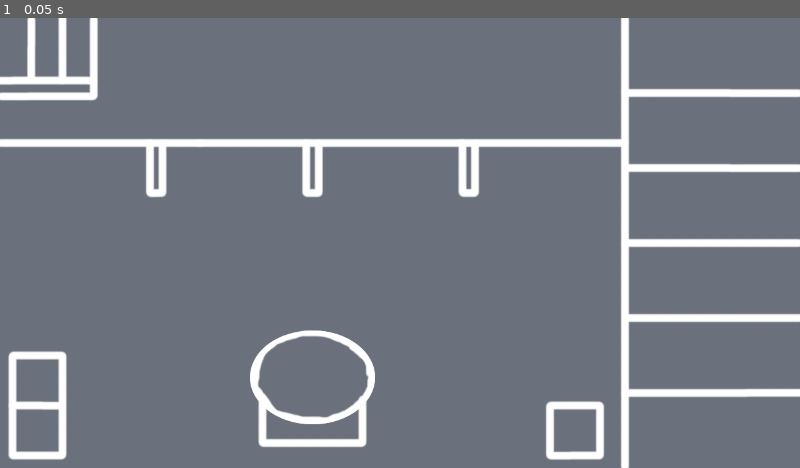
Above: before the commit, frame 1.
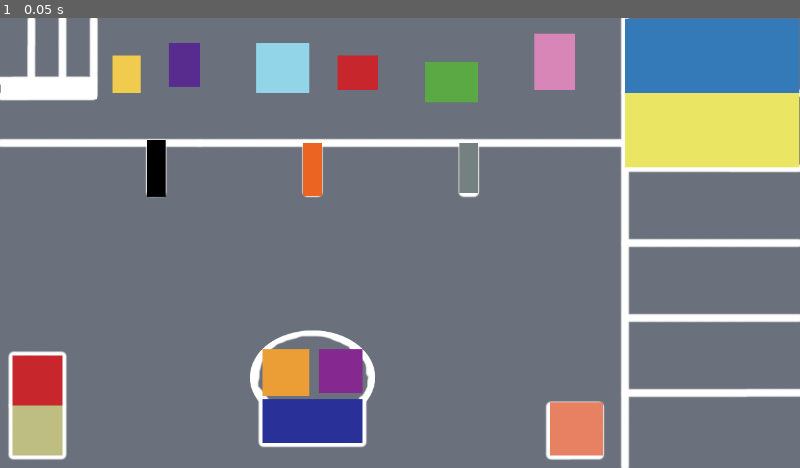
Above: after the commit, the same moment.

Repository: gitond/Gmtk-2021-Ortutay-Weck
Game: Godot game, scene res://game_view.tscn
Two runs of this game, one before a commit and one after it. Both use one fixed random seed, a clock stepped at 60 frames per second and the inputs below. This scene is started directly instead of the project's main scene.
Inputs:
- Up to frame 1 (0.05 s): no input

The runs differ from the first frame. In frame 1, 16% of the frame differs, in the area x 0-100%, y 0-98%.

Commit message:
Input handling added

Diff:
--- /dev/null
+++ b/game_view.gd
@@ -0,0 +1,42 @@
+extends Node2D
+
+
+# VARIABLES
+
+# InpValues member format: [smallerCoordinate,biggerCoordinate,id]
+var InpValuesX = [[1,155,"INP_ID_1"],[235,265,"INP_ID_2"],[180,225,"INP_ID_3"],[270,320,"INP_ID_4"],[485,515,"INP_ID_5"],[410,495,"INP_ID_6"],[540,605,"INP_ID_7"],[20,100,"INP_ID_8"],[20,100,"INP_ID_9"],[735,765,"INP_ID_10"],[680,765,"INP_ID_11"],[855,920,"INP_ID_12"],[1000,1279,"INP_ID_13"],[880,965,"INP_ID_14"],[420,580,"INP_ID_15"],[420,495,"INP_ID_16"],[510,580,"INP_ID_17"],[1000,1279,"INP_ID_18"],[1000,1279,"INP_ID_19"],[1000,1279,"INP_ID_20"],[1000,1279,"INP_ID_21"],[1000,1279,"INP_ID_22"]]
+var InpValuesY = [[95,130,"INP_ID_1"],[195,285,"INP_ID_2"],[60,120,"INP_ID_3"],[40,110,"INP_ID_4"],[200,285,"INP_ID_5"],[40,120,"INP_ID_6"],[60,115,"INP_ID_7"],[540,620,"INP_ID_8"],[620,700,"INP_ID_9"],[200,285,"INP_ID_10"],[70,135,"INP_ID_11"],[25,115,"INP_ID_12"],[1,120,"INP_ID_13"],[615,700,"INP_ID_14"],[610,680,"INP_ID_15"],[530,605,"INP_ID_16"],[530,600,"INP_ID_17"],[120,240,"INP_ID_18"],[240,360,"INP_ID_19"],[360,480,"INP_ID_20"],[480,600,"INP_ID_21"],[600,719,"INP_ID_22"]]
+
+var possibleValidInputIdsX = []
+var possibleValidInputIdsY = []
+
+
+# Called when the node enters the scene tree for the first time.
+#func _ready():
+#	pass # Replace with function body.
+
+
+# Called every frame. 'delta' is the elapsed time since the previous frame.
+#func _process(delta):
+#	pass
+
+func _input(event):
+		if event is InputEventMouseButton:
+
+			possibleValidInputIdsX = []
+			possibleValidInputIdsY = []
+
+			if event.button_index == BUTTON_LEFT and event.pressed:
+				for i in InpValuesX:
+					if (event.position.x > i[0] and event.position.x < i[1]):
+						possibleValidInputIdsX.append(i[2])
+				for i in InpValuesY:
+					if (event.position.y > i[0] and event.position.y < i[1]):
+						possibleValidInputIdsY.append(i[2])
+
+				for i in possibleValidInputIdsX:
+					if i in possibleValidInputIdsY:
+						action(i)
+
+func action(inpId):
+	print(inpId)
--- a/game_view.tscn
+++ b/game_view.tscn
@@ -1,8 +1,10 @@
-[gd_scene load_steps=2 format=2]
+[gd_scene load_steps=3 format=2]
 
 [ext_resource path="res://assets/temporary/game_view/satama_sketch.png" type="Texture" id=1]
+[ext_resource path="res://game_view.gd" type="Script" id=2]
 
 [node name="game_view" type="Node2D"]
+script = ExtResource( 2 )
 
 [node name="TextureRect" type="TextureRect" parent="."]
 margin_right = 40.0
--- a/scripts/title_screen/start_game_button.gd
+++ /dev/null
@@ -1,26 +0,0 @@
-extends TextureRect
-
-
-# Declare member variables here. Examples:
-# var a = 2
-# var b = "text"
-
-
-# Called when the node enters the scene tree for the first time.
-#func _ready():
-#	pass # Replace with function body.
-
-
-# Called every frame. 'delta' is the elapsed time since the previous frame.
-#func _process(delta):
-#	pass
-
-# Input handling
-func _input(event):
-	if event is InputEventMouseButton:
-		if event.button_index == BUTTON_LEFT and event.pressed:
-			var play_x = event.position.x
-			var play_y = event.position.y
-			print(event.position)
-			if (play_x > 125 and play_x < 380 and play_y > 90 and play_y < 145):
-				get_tree().change_scene("res://game_view.tscn")
--- /dev/null
+++ b/scripts/title_screen/title_screen.gd
@@ -0,0 +1,48 @@
+extends MarginContainer
+
+
+# VARIABLES
+
+# The input areas are saved into two arrays
+# (One for x values and one for y values)
+# in the following way:
+# Let's say we have a clickable rectangle area from x125y90 to x380y145
+# the coordinates of the x axis get saved into the array with the x values
+# and we'll also add an ID so we can sync it with the y values
+# and the same thing will be done to the y values of course.
+
+# InpValues member format: [smallerCoordinate,biggerCoordinate,id]
+var InpValuesX = [[125,380,"INP_ID_1"]]
+var InpValuesY = [[90,145,"INP_ID_1"]]
+
+var possibleValidInputIdsX = []
+var possibleValidInputIdsY = []
+
+# Called when the node enters the scene tree for the first time.
+#func _ready():
+
+# Called every frame. 'delta' is the elapsed time since the previous frame.
+#func _process(delta):
+#	pass
+
+func _input(event):
+		if event is InputEventMouseButton:
+
+			possibleValidInputIdsX = []
+			possibleValidInputIdsY = []
+
+			if event.button_index == BUTTON_LEFT and event.pressed:
+				for i in InpValuesX:
+					if (event.position.x > i[0] and event.position.x < i[1]):
+						possibleValidInputIdsX.append(i[2])
+				for i in InpValuesY:
+					if (event.position.y > i[0] and event.position.y < i[1]):
+						possibleValidInputIdsY.append(i[2])
+
+				for i in possibleValidInputIdsX:
+					if i in possibleValidInputIdsY:
+						action(i)
+
+func action(inpId):
+	if inpId == "INP_ID_1":
+		get_tree().change_scene("res://game_view.tscn")
--- a/title_screen.tscn
+++ b/title_screen.tscn
@@ -1,7 +1,7 @@
 [gd_scene load_steps=3 format=2]
 
 [ext_resource path="res://assets/temporary/title_screen/temp_play.png" type="Texture" id=1]
-[ext_resource path="res://scripts/title_screen/start_game_button.gd" type="Script" id=2]
+[ext_resource path="res://scripts/title_screen/title_screen.gd" type="Script" id=3]
 
 [node name="title_screen" type="MarginContainer"]
 anchor_right = 1.0
@@ -10,6 +10,7 @@
 custom_constants/margin_top = 80
 custom_constants/margin_left = 120
 custom_constants/margin_bottom = 80
+script = ExtResource( 3 )
 __meta__ = {
 "_edit_use_anchors_": false
 }
@@ -43,7 +44,6 @@
 margin_right = 260.0
 margin_bottom = 75.0
 texture = ExtResource( 1 )
-script = ExtResource( 2 )
 
 [node name="TextureRect2" type="TextureRect" parent="HBoxContainer/VBoxContainer"]
 margin_top = 83.0
Binary file changed: assets/temporary/game_view/satama_sketch.png
Binary file added: dev_tools/control/title_screen_input_register.png
Not shown, added: dev_tools/control/title_screen_input_register.png.import
Not shown, added: dev_tools/control/title_screen_input_register_data.txt
Not shown, added: dev_tools/input_data_generator.py
